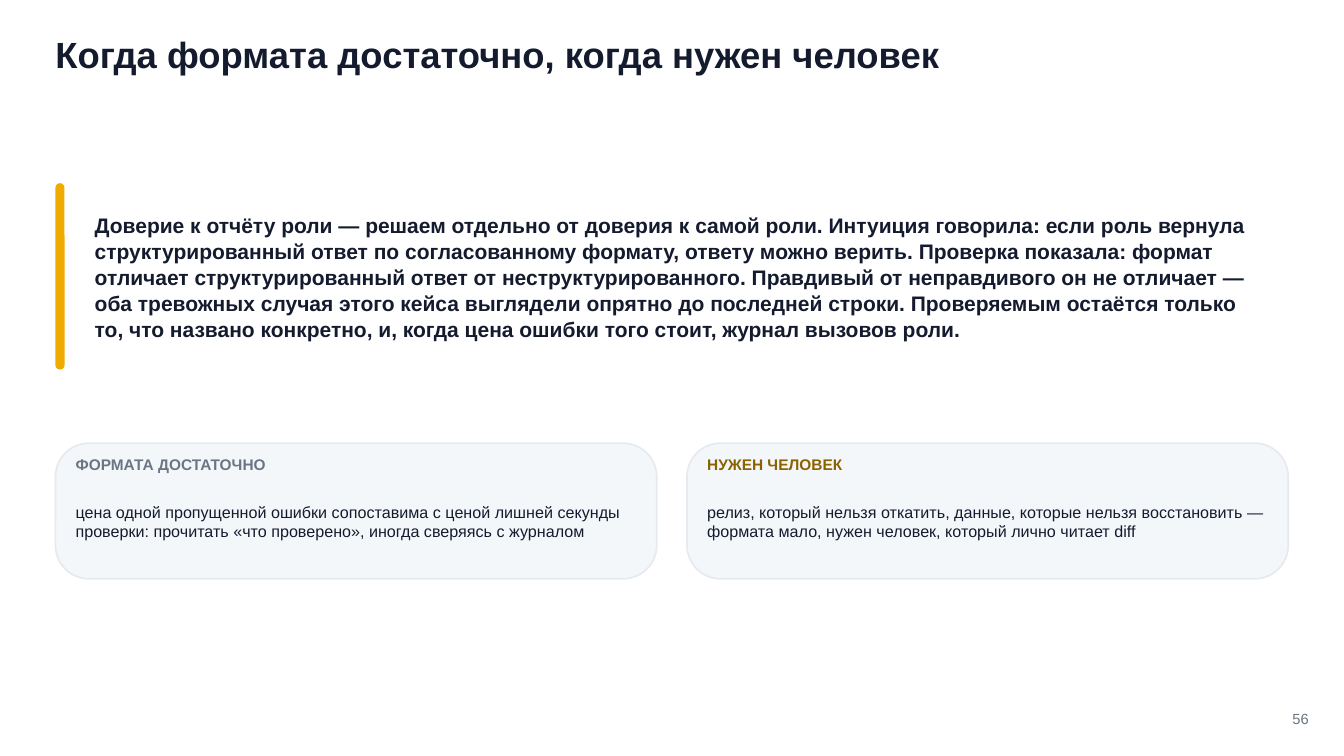
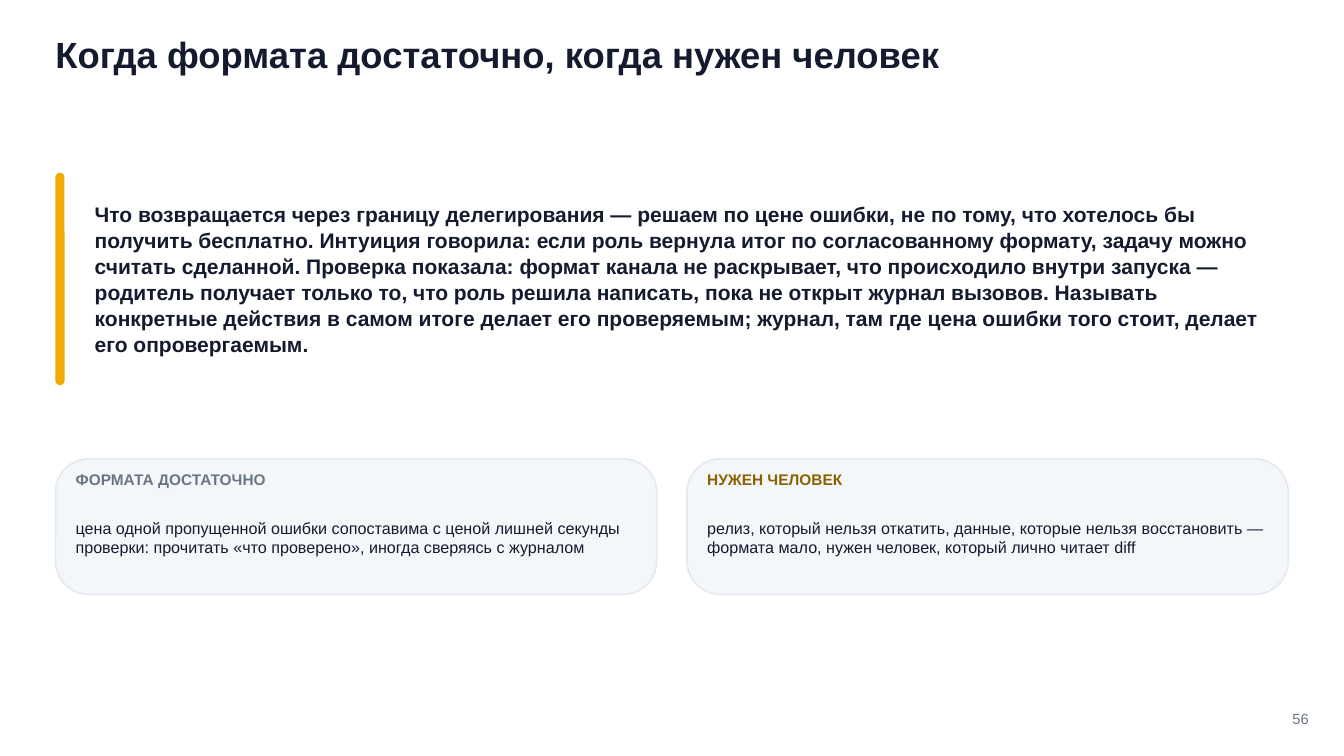
Before and after one commit to tellina-study/AI-usage-lessons, a slide deck: slide 56 of library/seminars/sem-06/rendered/sem-06.pptx. Drawn at 1344x756 pixels with LibreOffice and Linux fonts; fonts in the diff are those of the drawing. Boxes give left, top, right and bottom in pixels: in the first picture for what was removed or moved away, otherwise in the second. Text is boxed around its words. In the diff, an @@ line names an element or a change of style, - is before the commit and + after.

```diff
--- a/library/seminars/sem-06/rendered/sem-06.pptx
+++ b/library/seminars/sem-06/rendered/sem-06.pptx
@@ rounded rectangle: place and size @@
-rounded rectangle at [55,184,65,370]
+rounded rectangle at [55,172,65,385]
@@ text at [95,206,1257,357]: text changed @@
-Доверие к отчёту роли — решаем отдельно от доверия к самой роли. Интуиция говорила: если роль вернула структурированный ответ по согласованному формату, ответу можно верить. Проверка показала: формат отличает структурированный ответ от неструктурированного. Правдивый от неправдивого он не отличает — оба тревожных случая этого кейса выглядели опрятно до последней строки. Проверяемым остаётся только то, что названо конкретно, и, когда цена ошибки того стоит, журнал вызовов роли.
+Что возвращается через границу делегирования — решаем по цене ошибки, не по тому, что хотелось бы получить бесплатно. Интуиция говорила: если роль вернула итог по согласованному формату, задачу можно считать сделанной. Проверка показала: формат канала не раскрывает, что происходило внутри запуска — родитель получает только то, что роль решила написать, пока не открыт журнал вызовов. Называть конкретные действия в самом итоге делает его проверяемым; журнал, там где цена ошибки того стоит, делает его опровергаемым.
@@ 4 texts, 2 rounded rectangles: place and size @@
-4 texts, 2 rounded rectangles at [55,444,1289,580]
+4 texts, 2 rounded rectangles at [55,459,1289,595]
```
Also in this commit, not shown: 39 other slides changed, 10 slides added, 10 slides removed, 48 other files.
